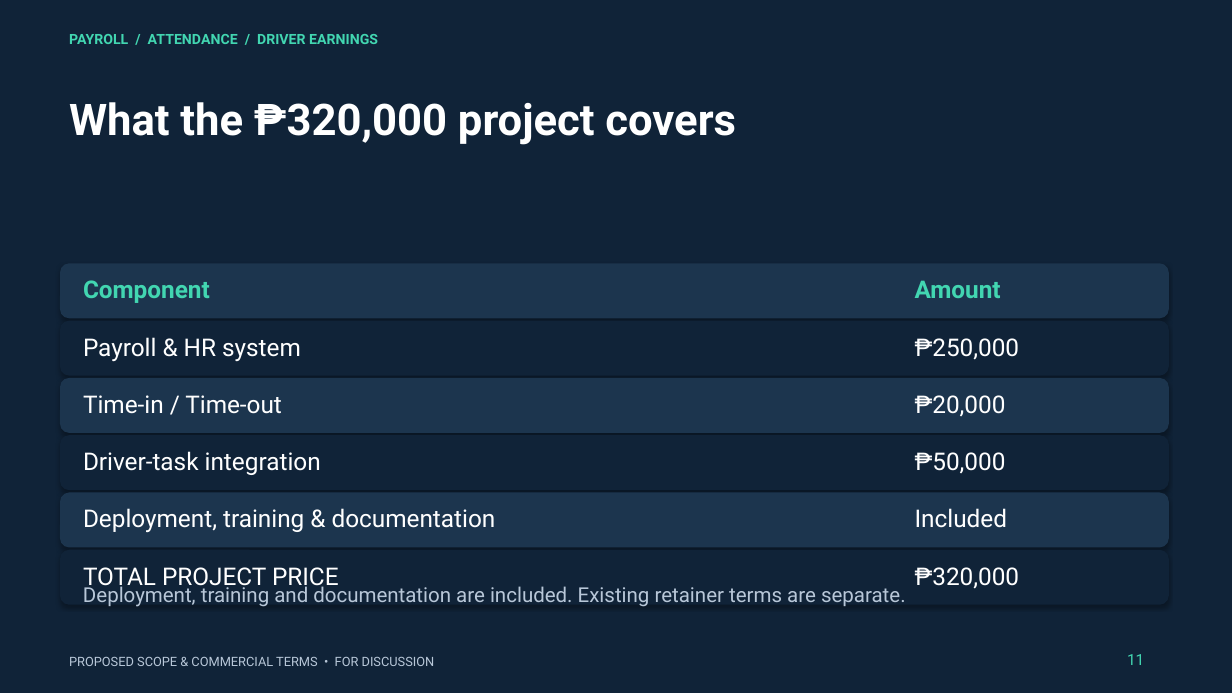
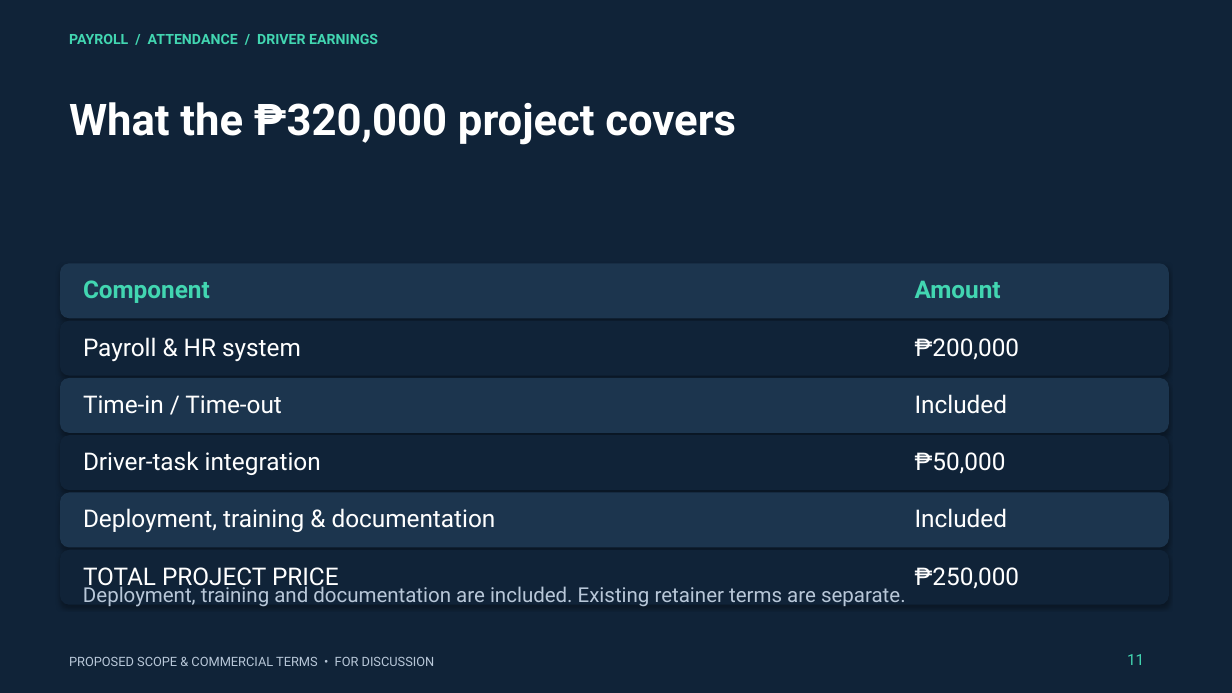
Before and after one commit to RossGab/nsca, a slide deck: slide 12 of presentation/payroll system/payroll-proposal-v6.pptx. Drawn at 1232x693 pixels with LibreOffice and Linux fonts; fonts in the diff are those of the drawing. Boxes give left, top, right and bottom in pixels: in the first picture for what was removed or moved away, otherwise in the second. Text is boxed around its words. In the diff, an @@ line names an element or a change of style, - is before the commit and + after.

```diff
--- a/presentation/payroll system/payroll-proposal-v6.pptx
+++ b/presentation/payroll system/payroll-proposal-v6.pptx
@@ text at [915, 338, 1020, 360]: text changed @@
-₱250,000
+₱200,000
@@ text at [915, 394, 1007, 414]: text changed @@
-₱20,000
+Included
@@ text at [915, 567, 1020, 589]: text changed @@
-₱320,000
+₱250,000
```
Also in this commit, not shown: 4 other slides changed, 19 other files.
